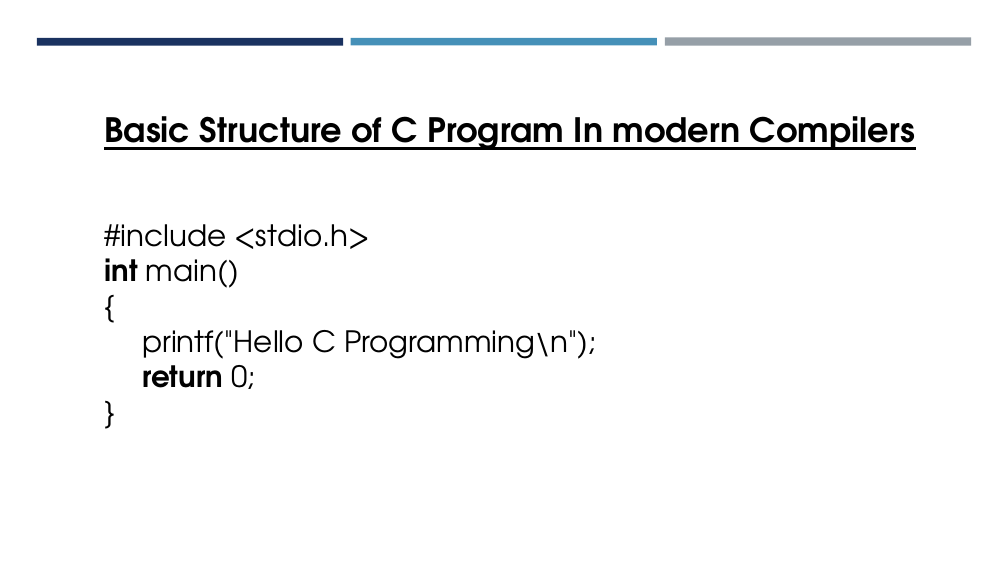
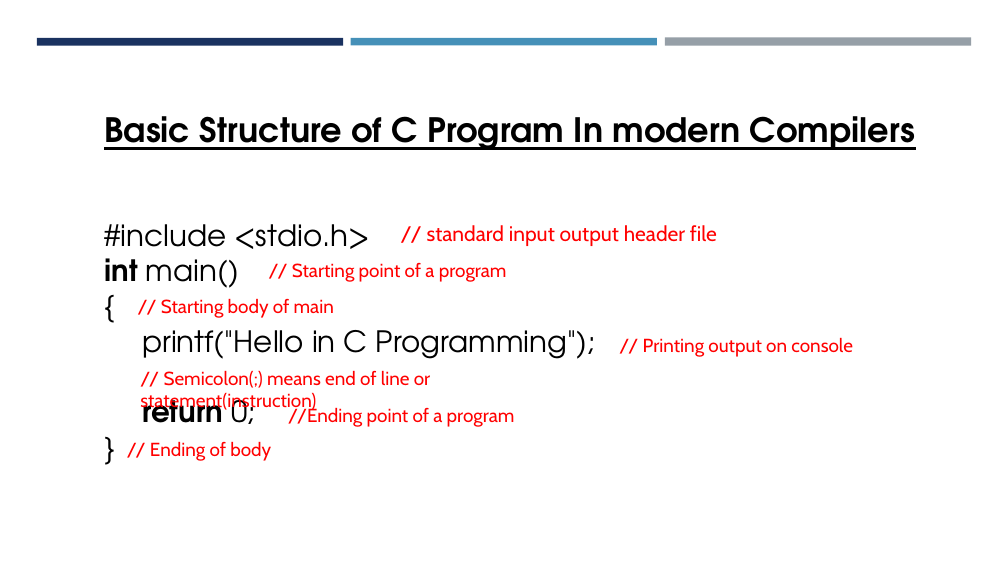
Before and after one commit to amantiwari8861/C_Batch_11_to_12, a slide deck: slide 11 of 01-Introduction_to_C/Notes/C Programming.pptx. Drawn at 1008x567 pixels with LibreOffice and Linux fonts; fonts in the diff are those of the drawing. Boxes give left, top, right and bottom in pixels: in the first picture for what was removed or moved away, otherwise in the second. Text is boxed around its words. In the diff, an @@ line names an element or a change of style, - is before the commit and + after.

```diff
--- a/01-Introduction_to_C/Notes/C Programming.pptx
+++ b/01-Introduction_to_C/Notes/C Programming.pptx
@@ text added at (x1=427, y1=225, x2=717, y2=246), 20 pt, text #FF0000 @@
+// standard input output header file
@@ text added at (x1=292, y1=263, x2=507, y2=282), 18 pt, text #FF0000 @@
+// Starting point of a program
@@ text added at (x1=161, y1=298, x2=334, y2=318), 18 pt, text #FF0000 @@
+// Starting body of main
@@ text at (x1=142, y1=330, x2=595, y2=359): text changed @@
-printf("Hello C Programming\n");
+printf("Hello in C Programming");
@@ text added at (x1=643, y1=337, x2=853, y2=357), 18 pt, text #FF0000 @@
+// Printing output on console
@@ text added at (x1=140, y1=370, x2=430, y2=413), 18 pt, text #FF0000 @@
+// Semicolon(;) means end of line or statement(instruction)
@@ text added at (x1=288, y1=406, x2=515, y2=427), 18 pt, text #FF0000 @@
+//Ending point of a program
@@ text added at (x1=150, y1=441, x2=271, y2=461), 18 pt, text #FF0000 @@
+// Ending of body
```
Also in this commit, not shown: 26 other files.
